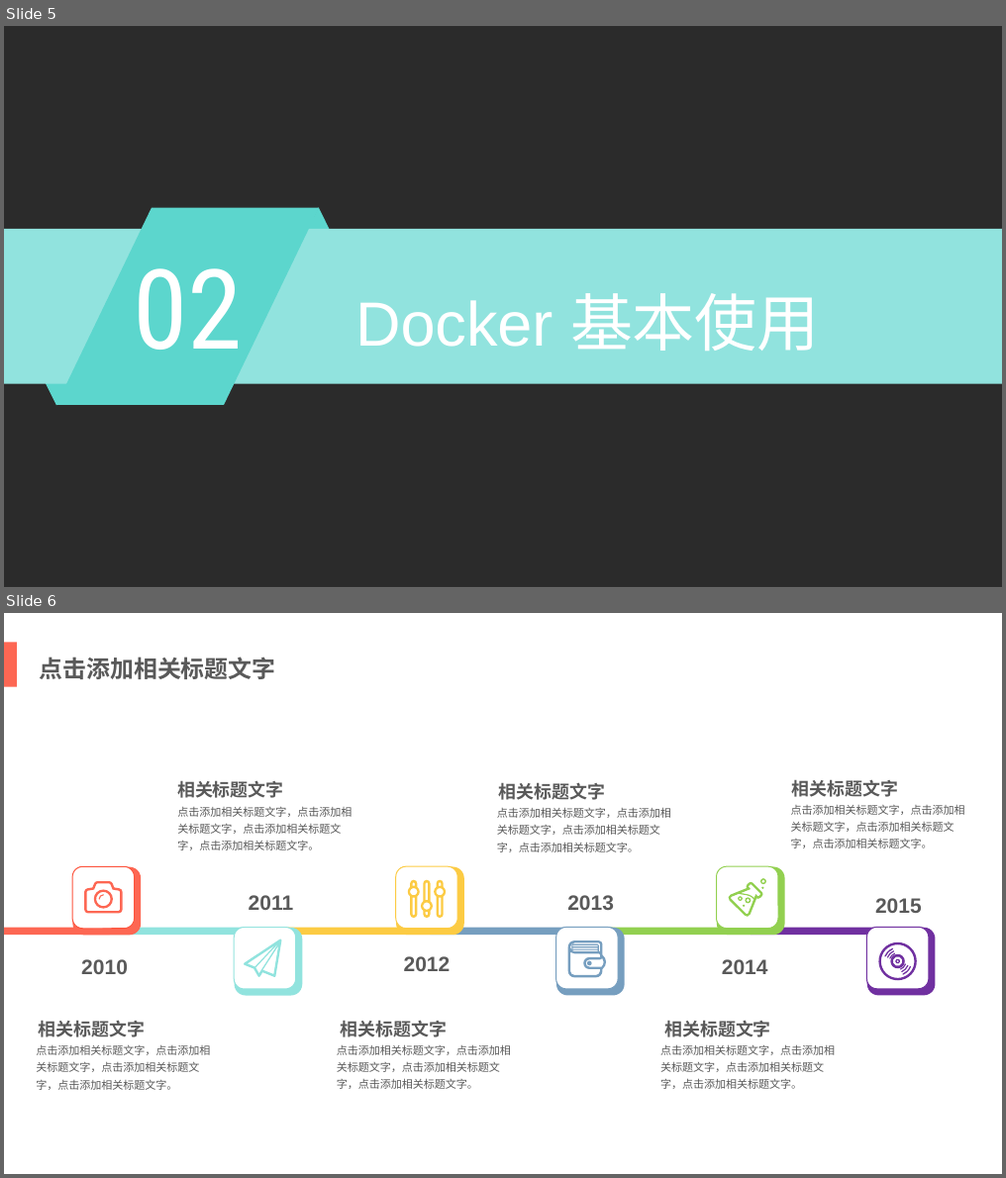
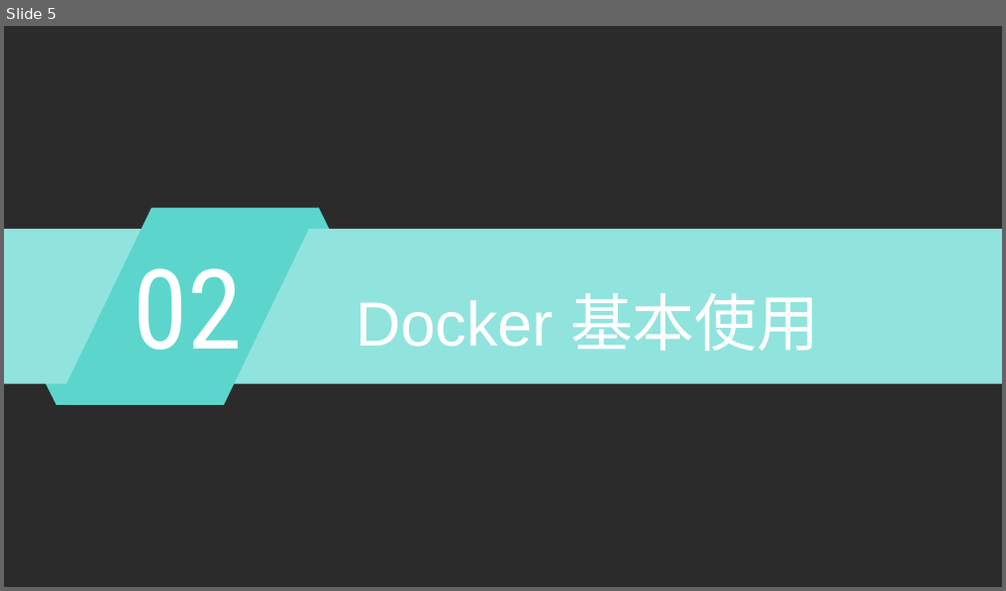
Before and after one commit to wangjinghuohuo/studySpring, a slide deck: qqq.pptx. Shown one above the other, each under a label of ours: slides 5 and 6 before the commit, slide 5 after it. The pictures are 1006x1178 and 1006x591 pixels, drawn with LibreOffice and Linux fonts; fonts in the diff are those of the drawing; background and template pictures are left out; a plain dark background stands for a picture behind light text. Boxes give left, top, right and bottom in pixels: in the first picture for what was removed or moved away, otherwise in the second. Text is boxed around its words. In the diff, an @@ line names an element or a change of style, - is before the commit and + after.

```diff
--- a/qqq.pptx
+++ b/qqq.pptx
@@ slide 6 removed at <box>4,613,1002,1174</box>, background picture (left out) @@
@@ rectangle removed at <box>4,642,17,687</box> @@
@@ text removed at <box>40,657,276,679</box> @@
-点击添加相关标题文字
@@ text removed at <box>177,780,284,798</box> @@
-相关标题文字
@@ text removed at <box>499,782,606,800</box> @@
-相关标题文字
@@ text removed at <box>792,779,899,797</box> @@
-相关标题文字
@@ text removed at <box>177,807,351,851</box> @@
-点击添加相关标题文字，点击添加相关标题文字，点击添加相关标题文字，点击添加相关标题文字。
@@ text removed at <box>497,808,671,853</box> @@
-点击添加相关标题文字，点击添加相关标题文字，点击添加相关标题文字，点击添加相关标题文字。
@@ text removed at <box>791,805,965,849</box> @@
-点击添加相关标题文字，点击添加相关标题文字，点击添加相关标题文字，点击添加相关标题文字。
@@ group removed at <box>4,867,141,935</box>: 3 freeform shapes, 2 rounded rectangles, 1 rectangle @@
@@ text removed at <box>249,895,294,910</box> @@
-2011
@@ group removed at <box>270,866,464,935</box>: 3 freeform shapes, 2 rounded rectangles, 1 rectangle @@
@@ text removed at <box>567,895,614,910</box> @@
-2013
@@ group removed at <box>590,866,785,935</box>: 6 freeform shapes, 2 rounded rectangles, 1 rectangle @@
@@ text removed at <box>875,898,922,913</box> @@
-2015
@@ text removed at <box>81,959,128,974</box> @@
-2010
@@ group removed at <box>110,928,302,995</box>: 2 rounded rectangles, 1 rectangle, 1 freeform shape @@
@@ text removed at <box>404,957,450,971</box> @@
-2012
@@ group removed at <box>430,928,625,995</box>: 2 rounded rectangles, 2 freeform shapes, 1 rectangle @@
@@ text removed at <box>722,959,768,974</box> @@
-2014
@@ group removed at <box>750,928,936,995</box>: 9 freeform shapes, 2 rounded rectangles, 1 rectangle @@
@@ text removed at <box>39,1020,146,1038</box> @@
-相关标题文字
@@ text removed at <box>341,1020,448,1038</box> @@
-相关标题文字
@@ text removed at <box>664,1020,771,1038</box> @@
-相关标题文字
@@ text removed at <box>36,1046,210,1090</box> @@
-点击添加相关标题文字，点击添加相关标题文字，点击添加相关标题文字，点击添加相关标题文字。
@@ text removed at <box>337,1046,511,1089</box> @@
-点击添加相关标题文字，点击添加相关标题文字，点击添加相关标题文字，点击添加相关标题文字。
@@ text removed at <box>660,1046,835,1089</box> @@
-点击添加相关标题文字，点击添加相关标题文字，点击添加相关标题文字，点击添加相关标题文字。
```
Also in this commit, not shown: 1 slide changed, 2 slides added, 1 other slide removed.
